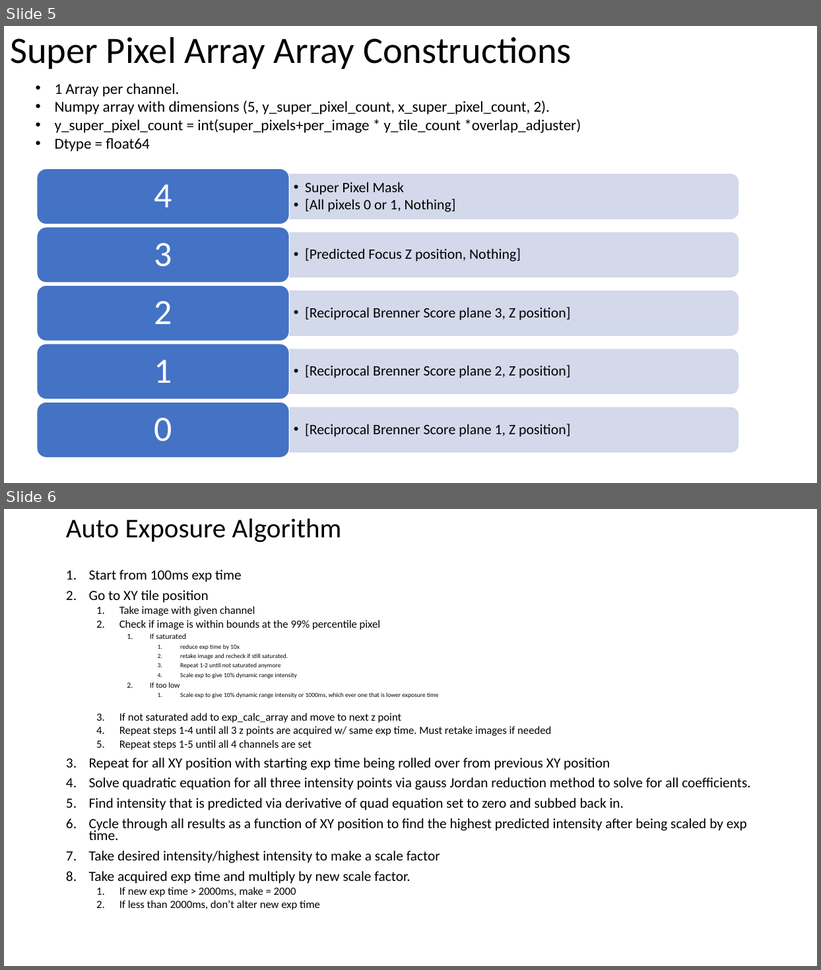
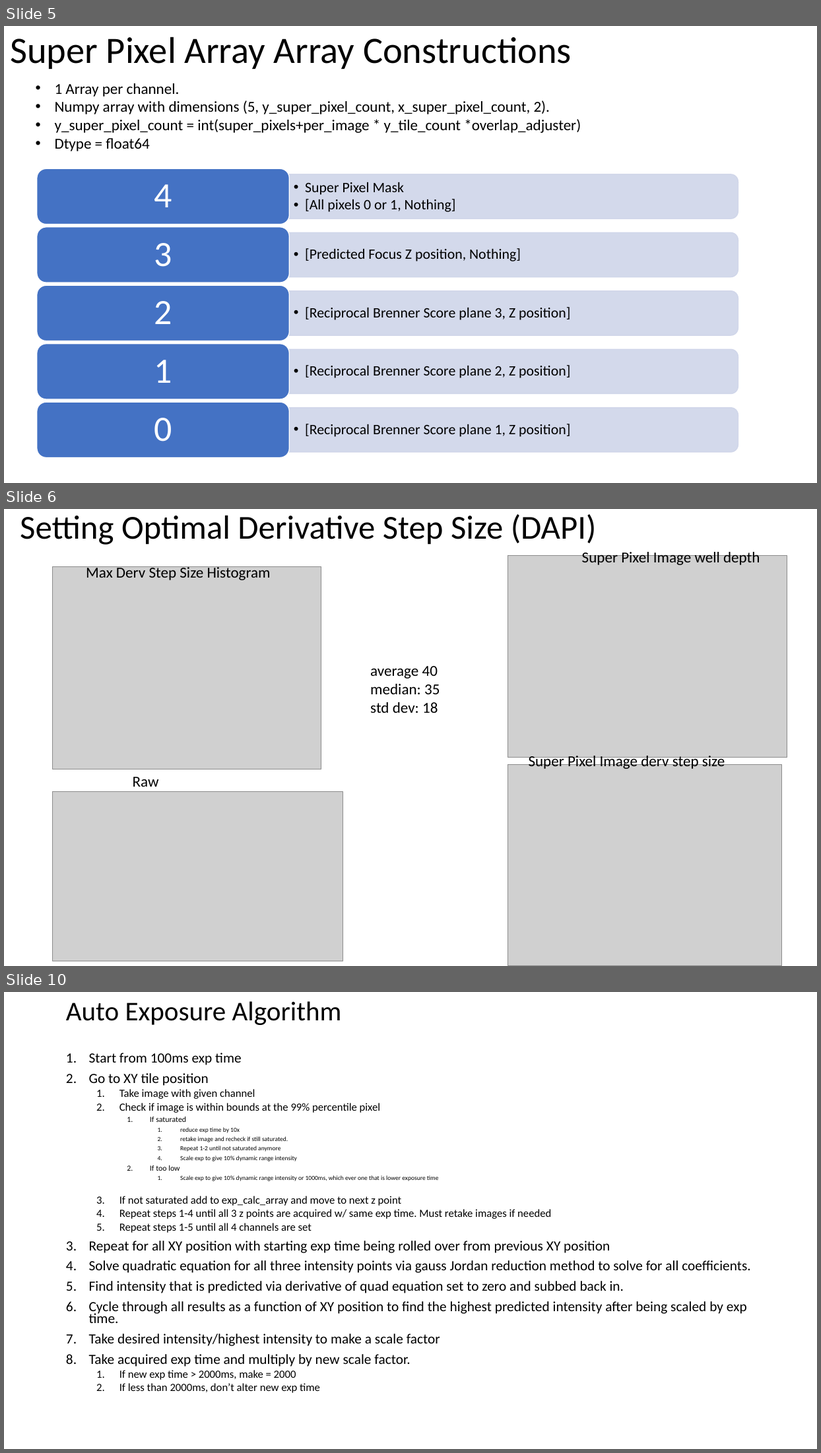
Before and after one commit to mdanderson03/SpectrePlex, a slide deck: Presentation/Auto Focus Network.pptx. Shown one above the other, each under a label of ours: slides 5 and 6 before the commit, slides 5, 6 and 10 after it; the slides between them are not shown. The pictures are 821x970 and 821x1453 pixels, drawn with LibreOffice and Linux fonts; fonts in the diff are those of the drawing; grey boxes stand for pictures. Boxes give left, top, right and bottom in pixels: in the first picture for what was removed or moved away, otherwise in the second. Text is boxed around its words. In the diff, an @@ line names an element or a change of style, - is before the commit and + after.

```diff
--- a/Presentation/Auto Focus Network.pptx
+++ b/Presentation/Auto Focus Network.pptx
@@ slide 6 added at bbox=[4, 509, 817, 966], background #FFFFFF @@
@@ title added at bbox=[20, 514, 597, 545], 39.6 pt, text #000000 @@
+Setting Optimal Derivative Step Size (DAPI)
@@ picture added at bbox=[52, 566, 321, 769] @@
@@ text added at bbox=[86, 564, 271, 580], 18 pt, text #000000 @@
+Max Derv Step Size Histogram
@@ picture added at bbox=[508, 556, 788, 758] @@
@@ text added at bbox=[582, 549, 760, 565], 18 pt, text #000000 @@
+Super Pixel Image well depth
@@ text added at bbox=[370, 666, 440, 713], 18 pt, text #000000 @@
+average 40
+median: 35
+std dev: 18
@@ picture added at bbox=[508, 764, 782, 966] @@
@@ text added at bbox=[529, 756, 725, 769], 18 pt, text #000000 @@
+Super Pixel Image derv step size
@@ text added at bbox=[133, 777, 159, 787], 18 pt, text #000000 @@
+Raw
@@ picture added at bbox=[52, 792, 343, 962] @@
@@ what was slide 6 is now slide 10 @@
```
Also in this commit, not shown: 3 other slides added, 3 other files.
